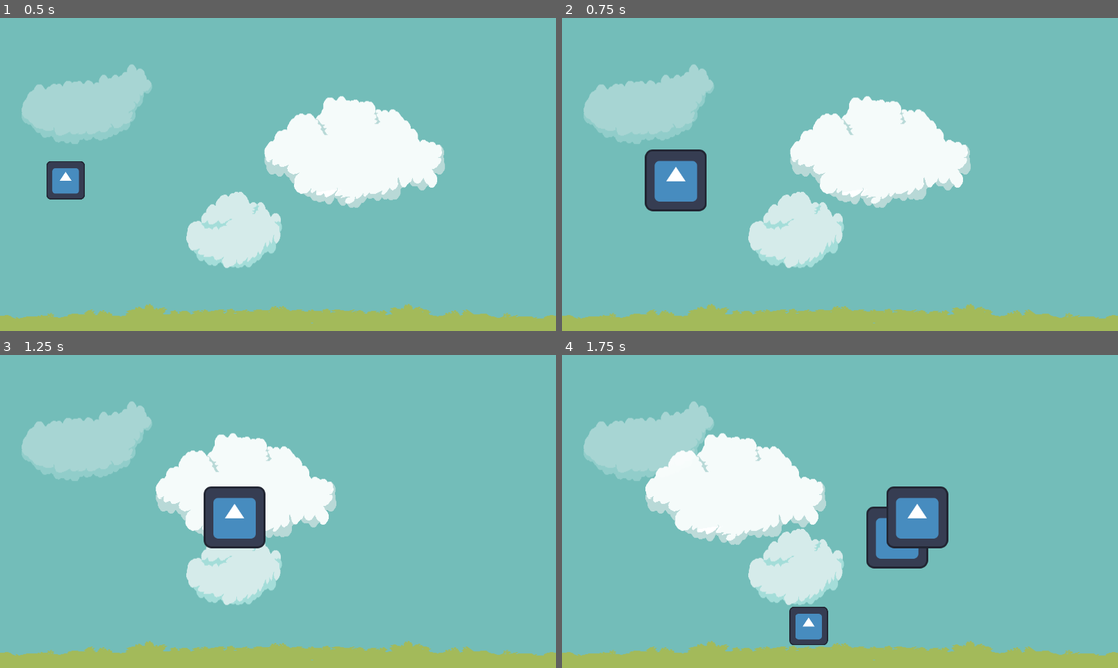
Above: before the commit, frames 1-4 (two rows, left to right).
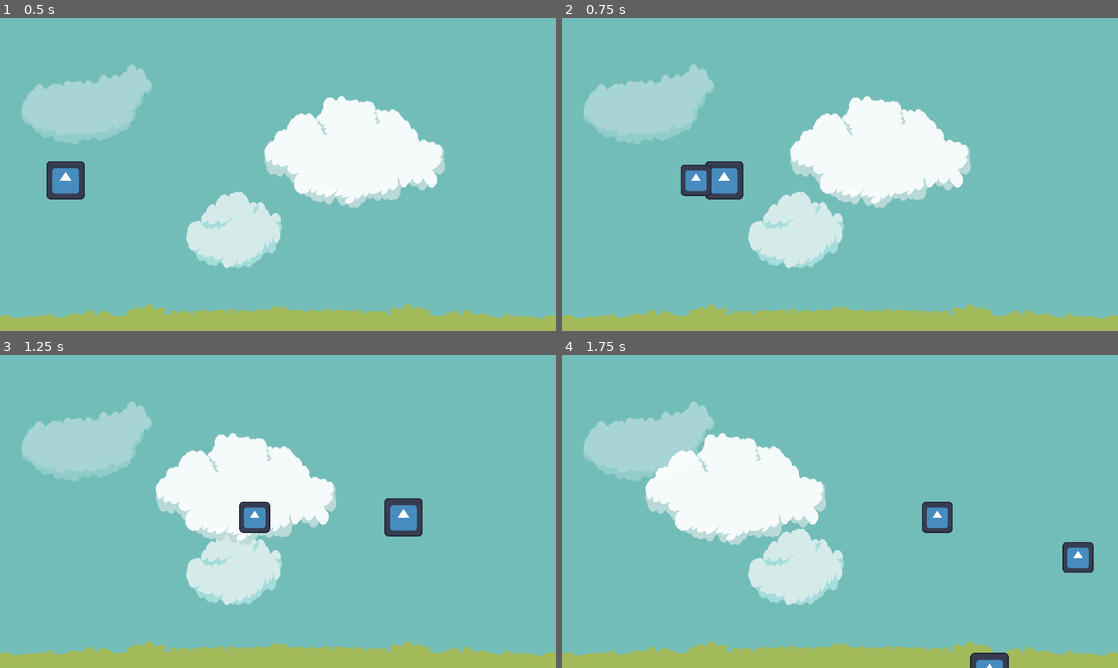
Above: after the commit, the same moments.

Repository: NxKuma/ISCS_Shooter
Game: Godot game, scene res://Scene/main.tscn
The game is run twice, just before and just after one commit, with the same random seed, the same clock (stepped at 60 frames per second) and the same inputs. The engine's default icon, where the game draws it, is replaced by a stand-in: a white triangle on a blue panel in a dark square.
Inputs:
- Up to frame 1 (0.5 s): no input
- Up to frame 2 (0.75 s): hold D (Right) from 0.53 s (still down); tap Space (Shoot) at 0.6 s
- Up to frame 3 (1.25 s): keep holding D (Right)
- Up to frame 4 (1.75 s): release D (Right) at 1.28 s; hold S (Down) from 1.28 s (still down); tap Space (Shoot) at 1.35 s

Frame 1 is identical in both runs. In frame 2, 2.8% of the frame differs, in the area x 14-33%, y 42-62%; in frame 3, 2.9%; in frame 4, 5.0%, in the area x 40-96%, y 42-100%.

Commit message:
fixed projectile

Diff:
--- a/Scene/projectile.tscn
+++ b/Scene/projectile.tscn
@@ -19,12 +19,13 @@
 }]
 
 [sub_resource type="CircleShape2D" id="CircleShape2D_g1woo"]
-radius = 64.0
+radius = 32.0
 
 [node name="Projectile" type="Area2D"]
 script = ExtResource("1_bs78x")
 
 [node name="AnimatedSprite2D" type="AnimatedSprite2D" parent="."]
+scale = Vector2(0.5, 0.5)
 sprite_frames = SubResource("SpriteFrames_pcdyq")
 
 [node name="CollisionShape2D" type="CollisionShape2D" parent="."]
--- a/Script/player.gd
+++ b/Script/player.gd
@@ -2,7 +2,11 @@
 
 
 @export var speed = 500.0
+var screen_size
 const PROJECTILE = preload("res://Scene/projectile.tscn")
+
+func _ready():
+	screen_size = get_viewport_rect().size
 
 func _process(delta: float) -> void:
 	var movement := Input.get_vector("Left", "Right", "Up", "Down")
@@ -12,6 +16,9 @@
 	else:
 		velocity = Vector2.ZERO
 
+	position += velocity * delta
+	position = position.clamp(Vector2.ZERO, screen_size)
+
 	move_and_slide()
 
 	if Input.is_action_just_pressed("Shoot"):
--- a/Script/projectile.gd
+++ b/Script/projectile.gd
@@ -3,12 +3,6 @@
 @export var speed = 500.0
 @export var direction = Vector2.ZERO
 
-#func _ready() -> void:
-	#if self.get_parent().name == 'Player':
-		#direction = Vector2.RIGHT
-	#else:
-		#direction = Vector2.LEFT
-	#print(self.get_parent().name)
 
 func _process(delta: float) -> void:
 	translate(direction * speed * delta)
